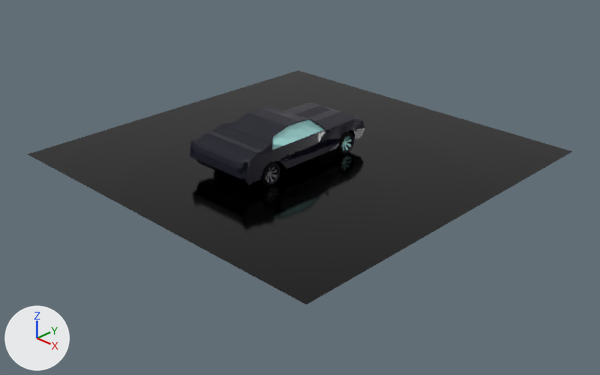
What one commit did to the Blender file Blender/BroomBroom.blend.
One viewpoint serves both versions: a 50 mm camera at (12.47, -12.2, 7.01) aimed at (0.42, 0.16, -1.2). Every picture has the same lights, and +X, +Y and +Z are marked at lower left.
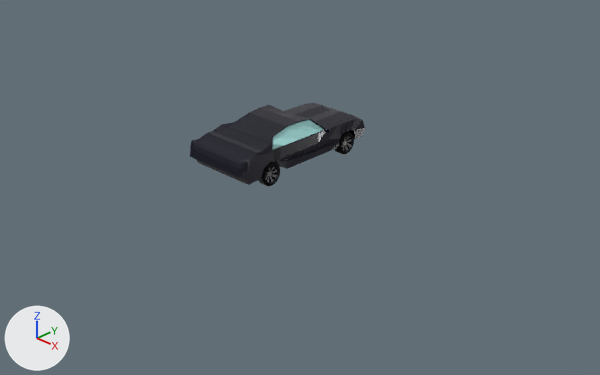
Changed parts and their boxes [x1, y1, x2, y2] in the pictures (600 x 375 px):
'Plane', hidden (black)
    before: [28, 71, 572, 305]

The change, as a diff of the scene's bpy script:
```diff
--- a/Blender/BroomBroom.blend.py
+++ b/Blender/BroomBroom.blend.py
@@ ob_plane @@
 ob_plane.location = (0.04, 0.58, -0.58)
+ob_plane.hide_set(True)
```
